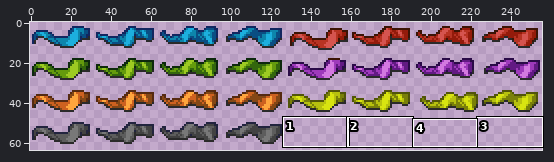
Sprite sheet -- ArmoredWarfare/Entities/Structures/PointFlag/CTF_Flag.png. The picture above shows the old version from afar; the outline marks the close-up.
Close-up. Before the edit:
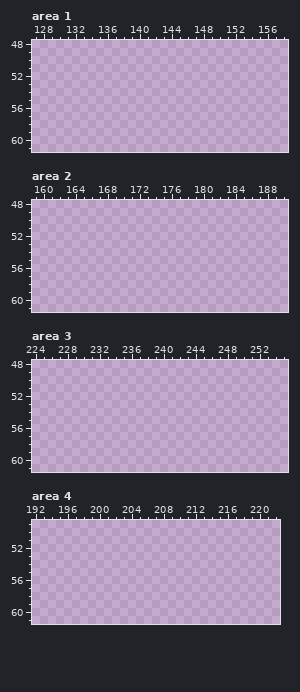
The file is 256x64 pixels. Shown: area 1: x 127..158, y 48..61; area 2: x 159..190, y 48..61; area 3: x 224..255, y 48..61; area 4: x 192..222, y 49..61.
After:
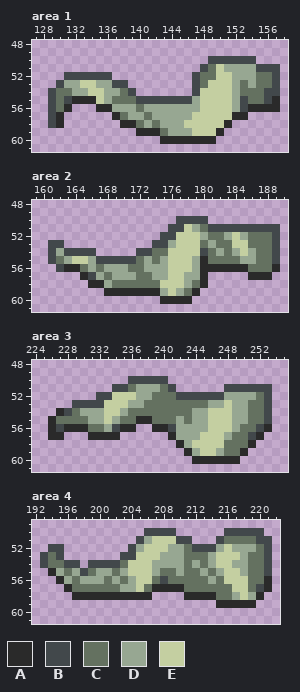
Palette (. is transparent): A #2a2a2a  B #42484b  C #647160  D #97a792  E #c4cfa1
The exact change:
--- area 1
@@ x 127..158 @@
 49 ................................
-50 ................................
-51 ................................
-52 ................................
-53 ................................
-54 ................................
-55 ................................
-56 ................................
-57 ................................
-58 ................................
-59 ................................
-60 ................................
+50 ......................BBBBBB....
+51 .....................BCEDDDDBBB.
+52 ....BBBBBB..........BCCEEDDDCCB.
+53 ...BDDEEDDBB........BCEEEDCDCCB.
+54 ..BCCDDEEDDCB.......BEEEEDCCCBB.
+55 ..BCBAAAEDCCCBBBBBBBDEEEEDBCCBA.
+56 ..BCA...AADDDCDDDDDDDEEEEDBAAAA.
+57 ..BA......ACDDCDDDDDEEEEEAA.....
+58 ..BA.......AACDCDDDEEEEEA.......
+59 .............AAACDDDEEEA........
+60 ................AAAAAAA.........
 61 ................................
--- area 2
@@ x 159..190 @@
 49 ................................
-50 ................................
-51 ................................
-52 ................................
-53 ................................
-54 ................................
-55 ................................
-56 ................................
-57 ................................
-58 ................................
-59 ................................
-60 ................................
+50 ..................BBBB..........
+51 .................BBEDCBBBBBBBBB.
+52 ................BBEEEDCCDEDCCCB.
+53 ..BB...........BBDEEECDCCEECCCB.
+54 ..BDBBBB.....BBCCEEEEBCDCDEDCCB.
+55 ..BCDEEDBBBBBCDCDEEEDACCCCDDCCB.
+56 ...BAACDCDDDCCDDDEEEDAAAAAACCCA.
+57 ......ABDCDDDCCDDEEDDA.....AAA..
+58 .......AADCCCCCCEEEDCA..........
+59 .........AAAAAAADEDCA...........
+60 ................AAAA............
 61 ................................
--- area 3
@@ x 224..255 @@
 49 ................................
-50 ................................
-51 ................................
-52 ................................
-53 ................................
-54 ................................
-55 ................................
-56 ................................
-57 ................................
-58 ................................
-59 ................................
-60 ................................
+50 ............BBBBB...............
+51 ..........BBCDDDCB......BBBBBB..
+52 ........BBEEEDDCCCBBBBBBDDDDCB..
+53 .....BBBBEEEDDCCCCCCCCDDEDDCCB..
+54 ...ABCDDDEEDCCCCCCCCDDEEEDDCCB..
+55 ..ACCCCDDEDCCAACCCDCDDEEEDDCCB..
+56 ..ABAAACCDBAA..AABDDDDEEEDCCBA..
+57 ..AA...AAAA......ADDDEEEDCCBA...
+58 ..................ADEEEECCCA....
+59 ...................ADEEDCCA.....
+60 ....................AAAAAA......
 61 ................................
--- area 4
@@ x 192..222 @@
 49 ...............................
-50 ...............................
-51 ...............................
-52 ...............................
-53 ...............................
-54 ...............................
-55 ...............................
-56 ...............................
-57 ...............................
-58 ...............................
-59 ...............................
+50 ..............BBBB......BBBBB..
+51 .............BDEEEBB...BCCCCBB.
+52 ..BB........BDEEEDDCBBBDEDDDCB.
+53 .BCB.......BBEEEDDDCCCDEEEDCCB.
+54 .BCCBB.BBBBCEEEDDDDCDCDEEDDCCB.
+55 ..ADCDBCDDCDEEEDCCDCCDCDEEDCCB.
+56 ...ADCDDDCDCDEECBCCCCCDCEEECCA.
+57 ....ACCCCCCDDECAAAACCCCCCEECBA.
+58 .....AAAAAAAAAA....AAAACCDEDA..
+59 .......................AAAAA...
 60 ...............................
Where, in picture pixels (left, top, right, bottom), the same in both close-ups:
added: (48, 56, 280, 144)
added: (48, 216, 280, 304)
added: (48, 376, 272, 464)
added: (40, 528, 272, 608)
